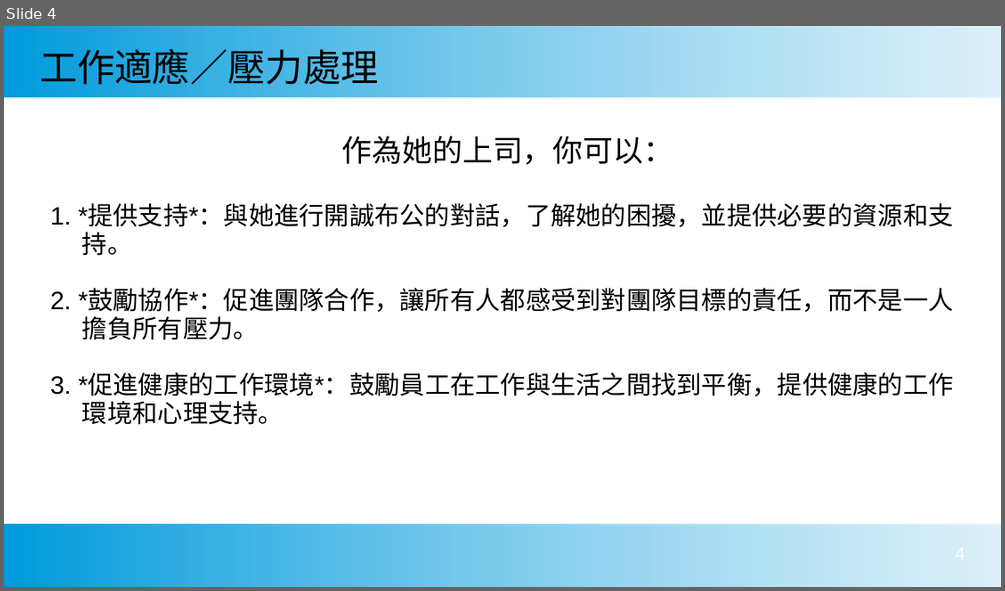
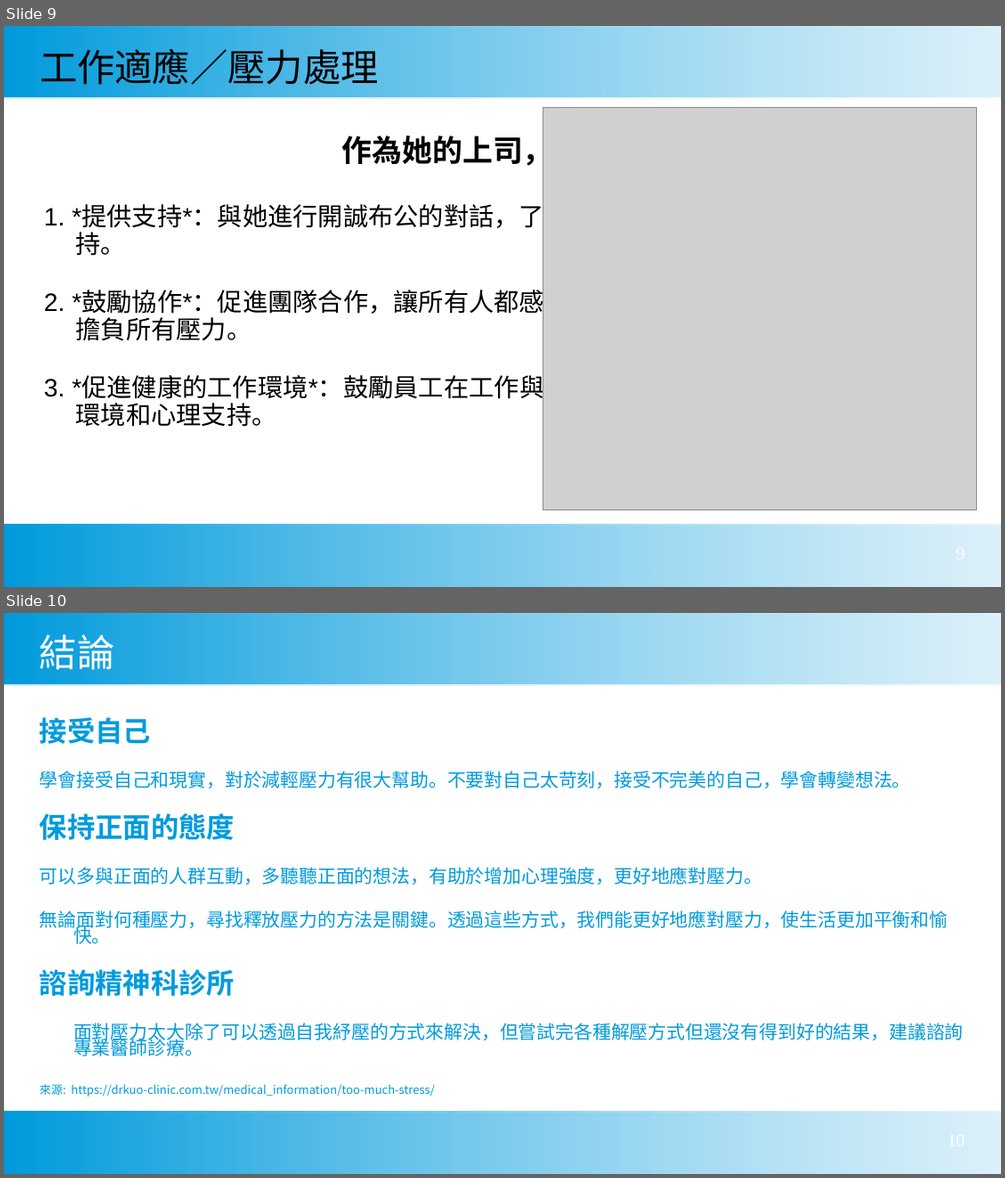
Before and after one commit to dockerwin11/studypage, a slide deck: ppt_presentation/project_ver1_20241109.ppt. Shown one above the other, each under a label of ours: slide 4 before the commit, slides 9 and 10 after it. The pictures are 1005x591 and 1005x1178 pixels, drawn with LibreOffice and Linux fonts; fonts in the diff are those of the drawing; grey boxes stand for pictures. Boxes give left, top, right and bottom in pixels: in the first picture for what was removed or moved away, otherwise in the second. Text is boxed around its words. In the diff, an @@ line names an element or a change of style, - is before the commit and + after.

```diff
--- a/ppt_presentation/project_ver1_20241109.ppt
+++ b/ppt_presentation/project_ver1_20241109.ppt
@@ slide 10 added at [4, 613, 1001, 1174], background #FFFFFF; not listed: 2 template elements that a slide beside it also shows @@
@@ title added at [40, 634, 115, 670], 30 pt, text #FFFFFF @@
+結論
@@ text added at [40, 717, 963, 1056], 14.8 pt, text #009BDD @@
+接受自己
+學會接受自己和現實，對於減輕壓力有很大幫助。不要對自己太苛刻，接受不完美的自己，學會轉變想法。
+保持正面的態度
+可以多與正面的人群互動，多聽聽正面的想法，有助於增加心理強度，更好地應對壓力。
+無論面對何種壓力，尋找釋放壓力的方法是關鍵。透過這些方式，我們能更好地應對壓力，使生活更加平衡和愉快。
+諮詢精神科診所
+面對壓力太大除了可以透過自我紓壓的方式來解決，但嘗試完各種解壓方式但還沒有得到好的結果，建議諮詢專業醫師診療。
+來源: https://drkuo-clinic.com.tw/medical_information/too-much-stress/
@@ what was slide 4 is now slide 9 @@
@@ slide 9 changed as well @@
@@ text "作為她的上司，你可以：" at [44, 130, 947, 426]: bold on in "作為她的上司，你可以："; indent changed @@
@@ picture added at [543, 107, 977, 510] @@
```
Also in this commit, not shown: 3 other slides changed, 5 other slides added, 4 other files.
